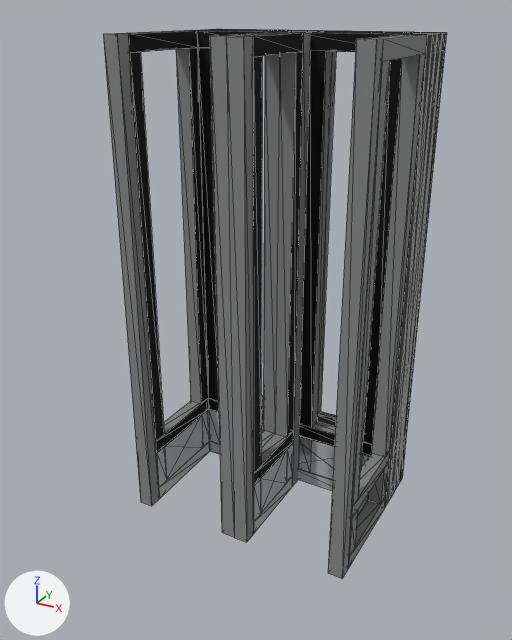
Before and after pictures for a commit that changed the OBJ model common/src/main/resources/assets/fangsu/screendoor/kaba.obj.
Rendered twice from a camera (50 mm lens) standing at (1.25, -2.39, 2.08) and looking at (-0.02, -0.08, 0.93). The axes (+X, +Y, +Z) are drawn at lower left. The lights are the same throughout. The picture after the commit comes second. Mesh edges are drawn as thin lines. Where no turn or scale is listed for an object, it has been applied to the vertices. Vertices at exactly the same position are counted once.

In view in the first picture: 'g_lde', 'g_lle', 'g_lse', 'g_rd', 'g_rde', 'g_rle', 'g_rse', 'l_ea', 'r_c', 'r_eb' and 3 more.
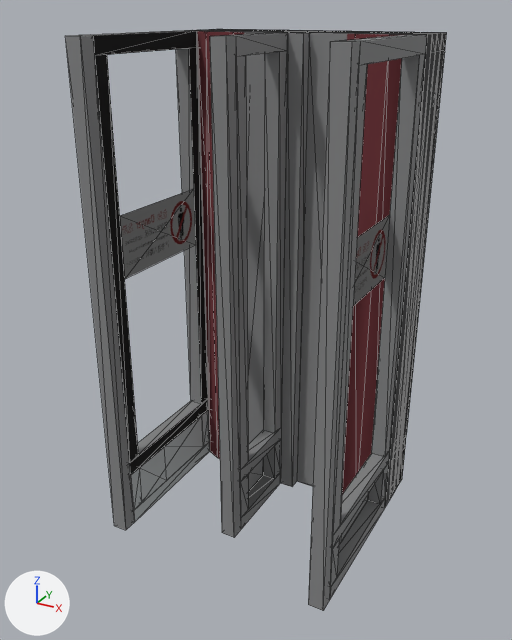
Location of each change, [x1, y1, x2, y2] in pixels of the pictures (512 x 640 px; the box of a moved part takes in the faces that stretch with it):
'g_lse', reshaped (21% wider, 9% shorter): before [226, 32, 332, 542]; after [280, 32, 408, 495]
'g_lle', reshaped (18% wider): before [103, 30, 303, 506]; after [66, 30, 303, 530]
'g_rle', reshaped (7% wider): before [317, 32, 441, 579]; after [308, 32, 441, 611]
'g_rse.001', added: after [210, 32, 295, 537]
'g_rse', reshaped (14% wider, 15% shorter): before [210, 32, 295, 537]; after [197, 31, 294, 459]
part 1 of me_g_lle, moved or reshaped: before [103, 34, 210, 506]; after [66, 35, 210, 530]
part 2 of me_g_lle, added: after [120, 189, 196, 279]
part 3 of me_g_lle, recoloured: before [120, 33, 175, 434]; after [93, 34, 175, 474]
part 4 of me_g_lle, recoloured: before [129, 34, 197, 53]
part 5 of me_g_lse, added: after [297, 33, 356, 486]
part 6 of me_g_lse, cut back: before [226, 33, 332, 542]; after [342, 33, 404, 495]
part 7 of me_g_lse, surface changed: before [292, 32, 312, 487]; after [280, 32, 309, 487]
part 8 of me_g_rle, moved or reshaped: before [328, 35, 426, 579]; after [308, 35, 426, 611]
part 9 of me_g_rle, added: after [353, 215, 390, 306]
part 10 of me_g_rse, added: after [244, 32, 276, 445]
part 11 of me_g_rse, built on: before [210, 32, 295, 537]; after [197, 31, 294, 459]
'g_rde', unchanged, covered by the edit: before [298, 32, 432, 507]; after [300, 32, 432, 503]
'g_lde', unchanged, covered by the edit: before [193, 30, 276, 455]; after [193, 30, 271, 32]
'l_ea', unchanged, covered by the edit: before [318, 31, 446, 485]; after [337, 31, 446, 485]

Patch to the scene script:
```diff
--- a/common/src/main/resources/assets/fangsu/screendoor/kaba.obj.py
+++ b/common/src/main/resources/assets/fangsu/screendoor/kaba.obj.py
@@ me_g_lle @@
-me_g_lle.from_pydata(...)  # 88 vertices, 192 faces; spans x -0.5..0.0, y -0.31..0.38, z 0.0..2.0
+me_g_lle.from_pydata(...)  # 92 vertices, 196 faces; spans x -0.5..0.0, y -0.5..0.38, z 0.0..2.0
+# me_g_lle part 1: 9 vertices moved from x -0.5..-0.44, y -0.25, z 0.0..2.0 to x -0.5..-0.44, y -0.44, z 0.0..2.0; 15 vertices removed from x -0.5..-0.44, y -0.31..-0.19, z 0.0..2.0; 15 vertices added at x -0.5..-0.44, y -0.5..-0.37, z 0.0..2.0
+# me_g_lle part 2: 4 vertices added at x -0.44, y -0.37..0.13, z 1.12..1.38
+# me_g_lle part 3: 2 faces spanning x -0.44, y -0.44..0.19, z 0.25..2.0 switch from mat_m_cc4cbd32_c453_a4c6_e794_5e5fa231e7f1 (picture img_dkg_png) to mat_m_95e20f84_55bb_7186_f91a_586499bd637e (picture img_blk_png)
+# me_g_lle part 4: 1 face spanning x -0.5..-0.44, y -0.44..0.19, z 1.94 switches from mat_m_95e20f84_55bb_7186_f91a_586499bd637e (picture img_blk_png) to mat_m_cc4cbd32_c453_a4c6_e794_5e5fa231e7f1 (picture img_dkg_png)
 me_g_lle.materials.append(mat_m_f59e3bac_8fcc_890c_63e5_9d78c1a9e541)
+me_g_lle.materials.append(mat_m_d49f9fa4_5741_3e07_0ab9_fcbd12d69b61)  # picture img_no_entry_1_png
@@ me_g_lse @@
-me_g_lse.from_pydata(...)  # 78 vertices, 144 faces; spans x 0.0..0.12, y -0.31..0.31, z 0.0..2.0
+me_g_lse.from_pydata(...)  # 32 vertices, 46 faces; spans x 0.0..0.44, y 0.12..0.25, z 0.0..2.0
+# me_g_lse part 5: a new loose piece, a box spanning x 0.062..0.25, y 0.175..0.188, z 0.0..2.0, in mat_m_cc4cbd32_c453_a4c6_e794_5e5fa231e7f1 (picture img_dkg_png)
+# me_g_lse part 6: 4 vertices moved from x 0.0..0.06, y 0.31, z 0.0..2.0 to x 0.0..0.06, y 0.25, z 0.0..2.0; 66 vertices removed from x 0.0..0.12, y -0.31..0.25, z 0.0..2.0; 12 vertices added at x 0.19..0.44, y 0.16..0.25, z 0.0..2.0
+# me_g_lse part 7: 12 kept faces spanning x 0.0..0.06, y 0.12..0.25, z 0.0..2.0 get new texture (UV) coordinates
 me_g_lse.materials.append(mat_m_cc4cbd32_c453_a4c6_e794_5e5fa231e7f1)
-me_g_lse.materials.append(mat_m_95e20f84_55bb_7186_f91a_586499bd637e)  # picture img_blk_png
-me_g_lse.materials.append(mat_m_f59e3bac_8fcc_890c_63e5_9d78c1a9e541)  # picture img_ltg_png
+me_g_lse.materials.append(mat_m_c9a3e33b_95bb_895f_5dd0_52d83f83e404)  # picture img_dark_red_png
@@ me_g_rle @@
-me_g_rle.from_pydata(...)  # 88 vertices, 192 faces; spans x 0.0..0.5, y -0.31..0.38, z 0.0..2.0
+me_g_rle.from_pydata(...)  # 92 vertices, 196 faces; spans x 0.0..0.5, y -0.5..0.38, z 0.0..2.0
+# me_g_rle part 8: 17 vertices moved from x 0.44..0.5, y -0.31..-0.19, z 0.0..2.0 to x 0.44..0.5, y -0.5..-0.37, z 0.0..2.0; 7 vertices removed from x 0.44..0.5, y -0.25..-0.19, z 0.06..0.25; 7 vertices added at x 0.44..0.5, y -0.44..-0.37, z 0.06..0.25
+# me_g_rle part 9: 4 vertices added at x 0.44, y -0.37..0.13, z 1.12..1.38
 me_g_rle.materials.append(mat_m_cc4cbd32_c453_a4c6_e794_5e5fa231e7f1)
@@ me_g_rle @@
 me_g_rle.materials.append(mat_m_f59e3bac_8fcc_890c_63e5_9d78c1a9e541)
+me_g_rle.materials.append(mat_m_d49f9fa4_5741_3e07_0ab9_fcbd12d69b61)  # picture img_no_entry_1_png
@@ me_g_rse @@
-me_g_rse.from_pydata(...)  # 78 vertices, 144 faces; spans x -0.12..0.0, y -0.31..0.31, z 0.0..2.0
+me_g_rse.from_pydata(...)  # 32 vertices, 46 faces; spans x -0.44..0.0, y 0.12..0.25, z 0.0..2.0
+# me_g_rse part 10: a new loose piece, a box spanning x -0.25..-0.062, y 0.175..0.188, z 0.0..2.0, in mat_m_cc4cbd32_c453_a4c6_e794_5e5fa231e7f1 (picture img_dkg_png)
+# me_g_rse part 11: 70 vertices removed from x -0.12..0.0, y -0.31..0.31, z 0.0..2.0; 16 vertices added at x -0.44..0.0, y 0.16..0.25, z 0.0..2.0
 me_g_rse.materials.append(mat_m_cc4cbd32_c453_a4c6_e794_5e5fa231e7f1)
-me_g_rse.materials.append(mat_m_95e20f84_55bb_7186_f91a_586499bd637e)  # picture img_blk_png
-me_g_rse.materials.append(mat_m_f59e3bac_8fcc_890c_63e5_9d78c1a9e541)  # picture img_ltg_png
+me_g_rse.materials.append(mat_m_c9a3e33b_95bb_895f_5dd0_52d83f83e404)  # picture img_dark_red_png
@@ ob_g_rse_001 @@
+ob_g_rse_001 = bpy.data.objects.new('g_rse.001', me_g_rse_001)  # 78 vertices, 144 faces; spans x -0.12..0.0, y -0.31..0.31, z 0.0..2.0; in mat_m_cc4cbd32_c453_a4c6_e794_5e5fa231e7f1 (picture img_dkg_png), mat_m_95e20f84_55bb_7186_f91a_586499bd637e (picture img_blk_png), mat_m_f59e3bac_8fcc_890c_63e5_9d78c1a9e541 (picture img_ltg_png)
+ob_g_rse_001.location = (0.0, 0.0, 0.0)
```
